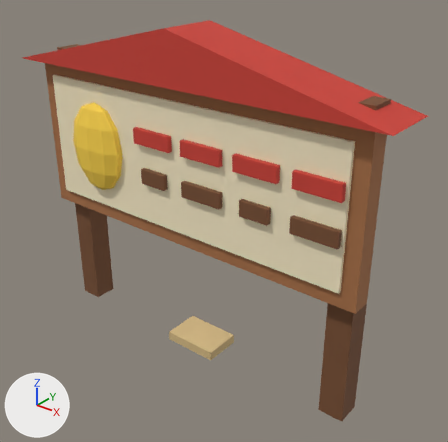
The FBX model egg-farm/assets/export/Signboard.fbx as it was, and as the next commit left it.
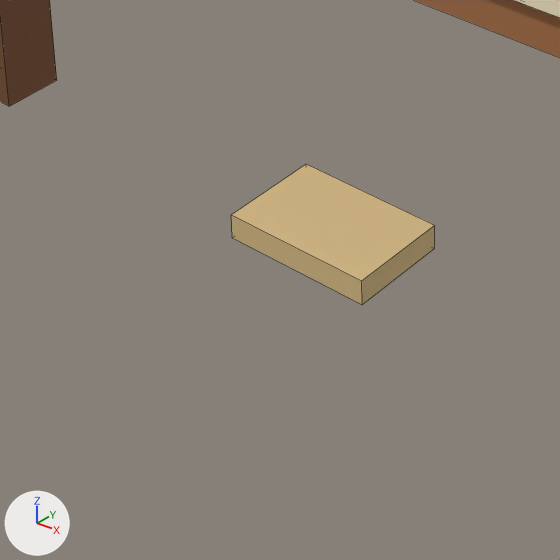
Old and new are each drawn whole from a camera (50 mm lens) standing at (2.083, -2.313, 2.357) and looking at (0.166, 0.083, 0.872) and again close up on the part from 21% to 61% of the width and 60% to 100% of the height. Lighting does not change. The marker at lower left points along +X, +Y and +Z. The older version's two pictures come first. The close-ups show mesh edges as thin lines. Where no turn or scale is listed for an object, it has been applied to the vertices.

In view in the first close-up: 'Signboard'.
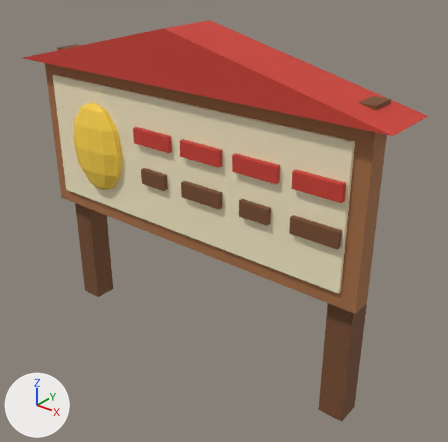
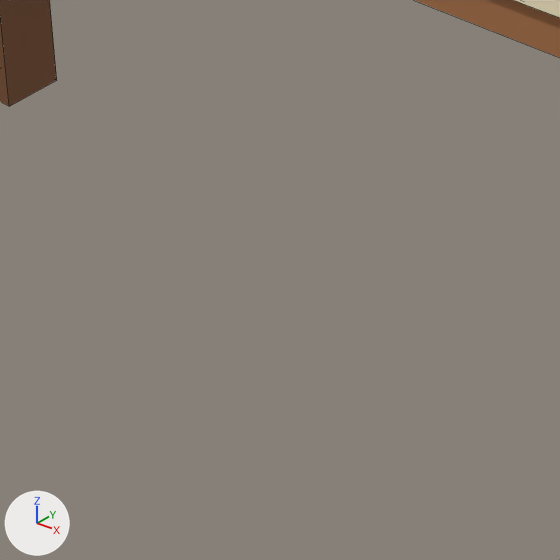
The newer file is also turned or shifted as a whole; pictures and numbers use the older file's frame.

What changed in the scene script:
```text
Change me_signboard:
    used by ob_signboard; location = (0.0, 0.0, 0.0)
    remove me_signboard.from_pydata(...)  # 162 vertices, 143 faces; spans x -1.18..1.18, y -0.18..0.18, z 0.0..1.9
    add me_signboard.from_pydata(...)  # 154 vertices, 137 faces; spans x -1.18..1.18, y -0.18..0.18, z 0.0..1.9
    me_signboard part 1: the loose piece of 8 vertices spanning x -0.17..0.17, y -0.05..0.18, z 0.0..0.06 is deleted
    remove me_signboard.materials.append(mat_ef_path)  # beige #d6ba84
```

Changed parts and their boxes (x1, y1, x2, y2) in the close-ups (560 x 560 px):
'Signboard', reshaped
    before: (0, 0, 560, 305)
    after: (0, 0, 560, 106)
part 1 of me_signboard, deleted (beige)
    before: (231, 164, 435, 305)
